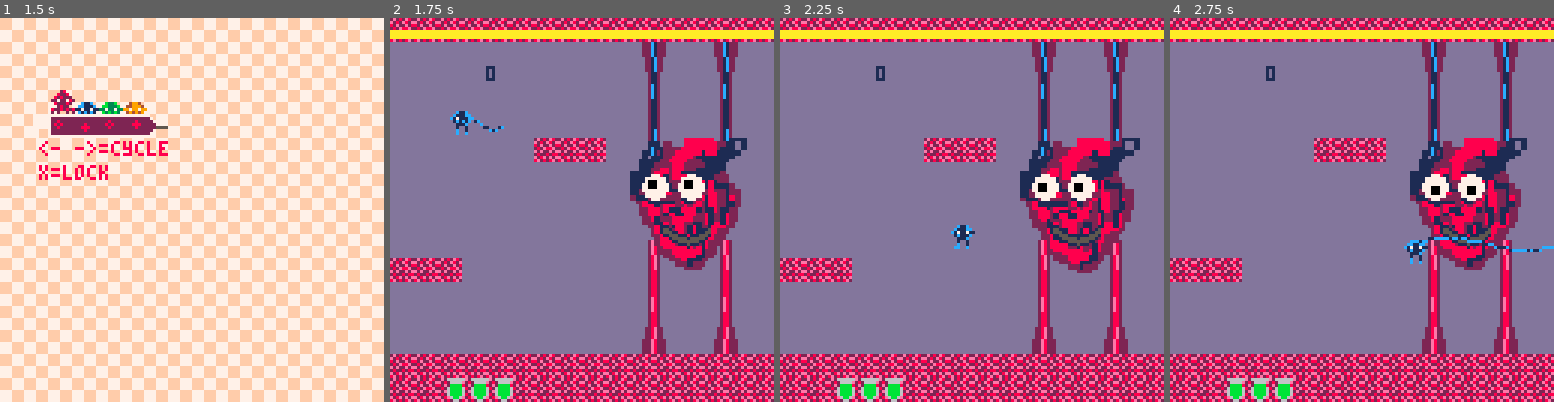
Above: before the commit, frames 1-4 (left to right).
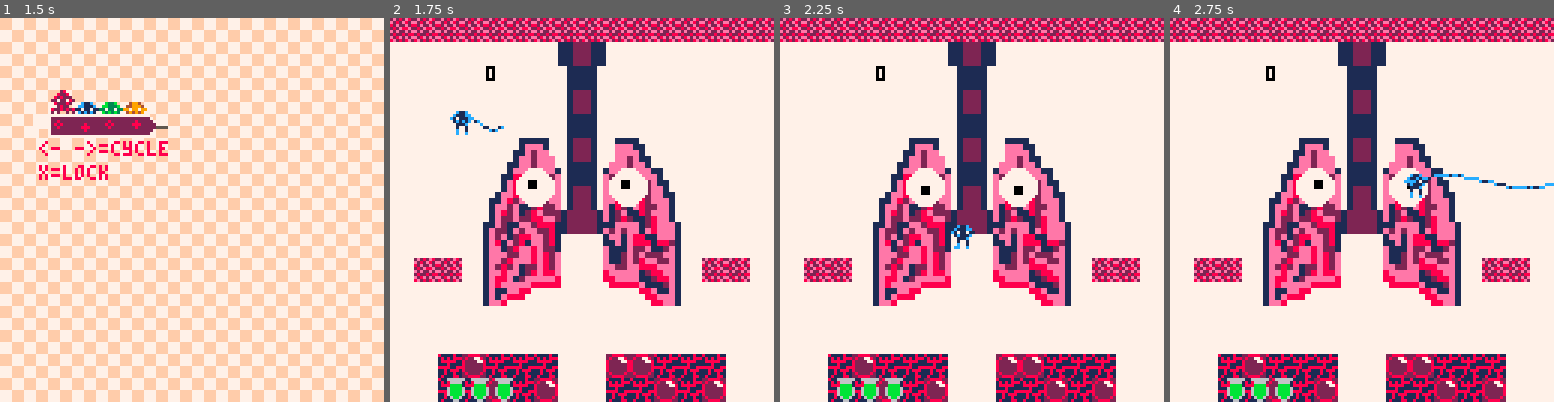
Above: after the commit, the same moments.

Repository: Von-dy/Game_Design_Final_Project
Game: PICO-8 cartridge current_build.p8
Same seed, same stepped clock (60 frames per second), same inputs: the game is played once before the commit and once after it.
Inputs:
- Up to frame 1 (1.5 s): tap X (X key) at 0.33, 1.07 s; tap O (Z key) at 0.7 s
- Up to frame 2 (1.75 s): hold Right from 1.6 s (still down); tap O (Z key) at 1.7 s
- Up to frame 3 (2.25 s): tap X (X key) at 1.85 s; release Right at 2.1 s; tap O (Z key) at 2.1 s; hold Up from 2.15 s (still down)
- Up to frame 4 (2.75 s): release Up at 2.42 s; hold Right from 2.47 s (still down); tap O (Z key) at 2.5 s

Frame 1 is identical in both runs. In frame 2, 92% of the frame differs, in the area x 0-100%, y 3-100%; in frame 3, 92%; in frame 4, 92%.

Commit message:
Added basic lungs

Diff:
--- a/current_build.p8
+++ b/current_build.p8
@@ -49,12 +49,17 @@
  if n==1 then
   --make heart boss
    heart_boss()
+   set_area(32,0)
  end
  if n==2 then
  	--make stomach
  	stomach()
  end
- set_area(32,0)
+ if n==3 then
+  --make lung boss
+  lungs()
+  set_area(0,16)
+ end
  scoreboard()
 end
 
@@ -75,6 +80,11 @@
  boss.ct=time()
  boss.bullets={}
  ldx,boss.name,boss.state,boss.hp,boss.id=256,"stomach",0,100,2
+end
+
+function lungs()
+ boss.ct=time()
+ dx,boss.name,boss.state,boss.hp,boss.id=9999,"lungs",0,100,3
 end
 
 --makes the valves for the heart boss
@@ -697,7 +707,7 @@
    else p.x=-20 end
   end
   --determine what boss you are fighting
-  if boss.id==0 then make_boss(1) end
+  if boss.id==0 then make_boss(3) end
   --fighting heart boss
   boss_logic(boss.id)
   update_timers()
@@ -924,7 +934,7 @@
 function draw_boss()
  if boss.id==1 then draw_heart() end
  if boss.id==2 then draw_stomach() end
- --if boss.id==3 then draw_lungs() end
+ if boss.id==3 then draw_lungs() end
  --if boss.id==4 then draw_brain() end
 end
 
@@ -942,6 +952,16 @@
  sspr(32, 64, 32, 32, 76, 40, 44, 44)
  draw_eyes(boss.state, 88, 56, 4, 12, 3, 11)
  draw_lips(boss.state, 91, 72, 16, 1, 5)
+end
+
+function draw_lungs()
+ --trachea
+ sspr(0, 112, 6, 8, 56, 8, 16, 64)
+ --left lung
+ sspr(65, 66, 13, 28, 31, 40, 26, 56)
+ --right lung
+ sspr(82, 66, 13, 28, 71, 40, 26, 56)
+ draw_eyes(0, 48, 56, 6, 31, 14, 8)
 end
 
 --mood, eye_x, eye_y, eye_r, distance, primary color, secondary color
@@ -1129,14 +1149,14 @@
 00000000000000000000000000000000000000000000000000000000000000000000000000000000000000000000000000000000000000000000000000000000
 00000000000000000000000000000000000000000000000000000000000000000000000000000000000000000000000000000000000000000000000000000000
 00000000000000000000000000000000000000000000000000000000000000000000000000000000000000000000000000000000000000000000000000000000
-00000000000000008888888000011110000088888888888000000000000000000000000000000112211000000000000000000000000000000000000000000000
-00000001110220008888888822010010000000008888223330000000000000000000000000000011110000000000000000000000000000000000000000000000
-00000001011222288888888821110010000000000008223333333888800000000000000111110012210011110000000000000000000000000000000000000000
-000000110012228888881888111111000000000000008233333338833333000000000001eee100111100eee11000000000000000000555555555555000000000
-00000010111228888821111111110000000000000000823bbb8822883333000000000011e2ee00122100eeee1000000000000000555565f66556665550000000
-00000111112288888222111111100000000000000000022bbbb22282222330000000001ee2eee0111100ee2e1100000000000055565ff6555566eee655000000
-00000111122228882222211111000000000000000000008bbbbbbb22bbb333000000011ee2eee012210eee2ee100000000000556ee5fff66566eee5e65500000
-00000111228828882221111111000000000000000000008bbbbbbbbbbbb33300000001eee2eee122221ee12eee1100000005566ee55f55665ee55e655ff50000
+00000000000000008888888000011110000088888888888000000000000000000000000000000000000000000000000000000000000000000000000000000000
+00000001110220008888888822010010000000008888223330000000000000000000000000000000000000000000000000000000000000000000000000000000
+00000001011222288888888821110010000000000008223333333888800000000000000111110000000011110000000000000000000000000000000000000000
+000000110012228888881888111111000000000000008233333338833333000000000001eee100000000eee11000000000000000000555555555555000000000
+00000010111228888821111111110000000000000000823bbb8822883333000000000011e2ee00000000eeee1000000000000000555565f66556665550000000
+00000111112288888222111111100000000000000000022bbbb22282222330000000001ee2eee0000000ee2e1100000000000055565ff6555566eee655000000
+00000111122228882222211111000000000000000000008bbbbbbb22bbb333000000011ee2eee000000eee2ee100000000000556ee5fff66566eee5e65500000
+00000111228828882221111111000000000000000000008bbbbbbbbbbbb33300000001eee2eee100001ee12eee1100000005566ee55f55665ee55e655ff50000
 00011111288828811111111112000000000000000000008bbbbbbbbbbb8333000000118822222e1001e2e12eeee10000055566e5555655555555555556ff5000
 00011111188128888111111222200000000000000000003bbbbbbbbbbb83333000001e822e82ee1001e22e2222e110005556eee5566565eeee55fffffe5f5500
 00011111888122288888818122200000000000000000003bbbbbbbbbbb82333000001e82e882ee0000ee222822ee100055f6ee5ff66556e66e6655fffe5fff50
@@ -1177,14 +1197,14 @@
 0028820000888888888820000000000000000a9977767766666666dd000000000000000000000000000000000000000000000000000000000000000000000000
 0228e22000088888882220000000000000000a990777766006666dd0000000000000000000000000000000000000000000000000000000000000000000000000
 222e82220000088222200000400000000000a9990066660000dddd00000000000000000000000000000000000000000000000000000000000000000000000000
-0000000000044000000440009a000000000a99990066660000ffff00000000000000000000000000000000000000000000000000000000000000000000000000
-00000000022222500bbbbb3099aa00000aaa9a99066776660feeefe0000000000000000000000000000000000000000000000000000000000000000000000000
-0000000022227725bbbb77b3a99aaaaaaaa99a9066727775feeffffe000000000000000000000000000000000000000000000000000000000000000000000000
-0000000022222775bbbbb7730a9999999999a99062772275feffeefe000000000000000000000000000000000000000000000000000000000000000000000000
-0000000022222225bbbbbbb30a9aaaaaaaaaa99067772275fefeeffe000000000000000000000000000000000000000000000000000000000000000000000000
-0000000022222255bbbbbb3300999aaa9999990066727775fffeffee000000000000000000000000000000000000000000000000000000000000000000000000
-00000000022225500bbbb3300009999999999000066775550ffffee0000000000000000000000000000000000000000000000000000000000000000000000000
-00000000005555000033330000000999990000000055550000eeee00000000000000000000000000000000000000000000000000000000000000000000000000
+1122110000044000000440009a000000000a99990066660000ffff00000000000000000000000000000000000000000000000000000000000000000000000000
+01111000022222500bbbbb3099aa00000aaa9a99066776660feeefe0000000000000000000000000000000000000000000000000000000000000000000000000
+0122100022227725bbbb77b3a99aaaaaaaa99a9066727775feeffffe000000000000000000000000000000000000000000000000000000000000000000000000
+0111100022222775bbbbb7730a9999999999a99062772275feffeefe000000000000000000000000000000000000000000000000000000000000000000000000
+0122100022222225bbbbbbb30a9aaaaaaaaaa99067772275fefeeffe000000000000000000000000000000000000000000000000000000000000000000000000
+0111100022222255bbbbbb3300999aaa9999990066727775fffeffee000000000000000000000000000000000000000000000000000000000000000000000000
+01221000022225500bbbb3300009999999999000066775550ffffee0000000000000000000000000000000000000000000000000000000000000000000000000
+12222100005555000033330000000999990000000055550000eeee00000000000000000000000000000000000000000000000000000000000000000000000000
 00000000000000000000000000000000000000000000000000000000000000000000000000000000000000000000000000000000000000000000000000000000
 00000000000000000000000000000000000000000000000000000000000000000000000000000000000000000000000000000000000000000000000000000000
 00000000000000000000000000000000000000000000000000000000000000000000000000000000000000000000000000000000000000000000000000000000
@@ -1343,149 +1363,149 @@
 2929292929292929292929292929292940404040404040404040404040404040434343434343434343434343434343430000000000000000000000000000000000000000000000000000000000000000000000000000000000000000000000000000000000000000000000000000000000000000000000000000000000000000
 2929292929292929292929292929292940404040404040404040404040404040414141414141414141414141414141410000000000000000000000000000000000000000000000000000000000000000000000000000000000000000000000000000000000000000000000000000000000000000000000000000000000000000
 2929292929292929292929292929292940404040404040404040404040404040414141414141414141414141414141410000000000000000000000000000000000000000000000000000000000000000000000000000000000000000000000000000000000000000000000000000000000000000000000000000000000000000
-0000000000000000000000000000000000000000000000000000000000000000000000000000000000000000000000000000000000000000000000000000000000000000000000000000000000000000000000000000000000000000000000000000000000000000000000000000000000000000000000000000000000000000
-0000000000000000000000000000000000000000000000000000000000000000000000000000000000000000000000000000000000000000000000000000000000000000000000000000000000000000000000000000000000000000000000000000000000000000000000000000000000000000000000000000000000000000
-0000000000000000000000000000000000000000000000000000000000000000000000000000000000000000000000000000000000000000000000000000000000000000000000000000000000000000000000000000000000000000000000000000000000000000000000000000000000000000000000000000000000000000
-0000000000000000000000000000000000000000000000000000000000000000000000000000000000000000000000000000000000000000000000000000000000000000000000000000000000000000000000000000000000000000000000000000000000000000000000000000000000000000000000000000000000000000
-0000000000000000000000000000000000000000000000000000000000000000000000000000000000000000000000000000000000000000000000000000000000000000000000000000000000000000000000000000000000000000000000000000000000000000000000000000000000000000000000000000000000000000
-0000000000000000000000000000000000000000000000000000000000000000000000000000000000000000000000000000000000000000000000000000000000000000000000000000000000000000000000000000000000000000000000000000000000000000000000000000000000000000000000000000000000000000
-0000000000000000000000000000000000000000000000000000000000000000000000000000000000000000000000000000000000000000000000000000000000000000000000000000000000000000000000000000000000000000000000000000000000000000000000000000000000000000000000000000000000000000
-0000000000000000000000000000000000000000000000000000000000000000000000000000000000000000000000000000000000000000000000000000000000000000000000000000000000000000000000000000000000000000000000000000000000000000000000000000000000000000000000000000000000000000
-0000000000000000000000000000000000000000000000000000000000000000000000000000000000000000000000000000000000000000000000000000000000000000000000000000000000000000000000000000000000000000000000000000000000000000000000000000000000000000000000000000000000000000
-0000000000000000000000000000000000000000000000000000000000000000000000000000000000000000000000000000000000000000000000000000000000000000000000000000000000000000000000000000000000000000000000000000000000000000000000000000000000000000000000000000000000000000
-0000000000000000000000000000000000000000000000000000000000000000000000000000000000000000000000000000000000000000000000000000000000000000000000000000000000000000000000000000000000000000000000000000000000000000000000000000000000000000000000000000000000000000
-0000000000000000000000000000000000000000000000000000000000000000000000000000000000000000000000000000000000000000000000000000000000000000000000000000000000000000000000000000000000000000000000000000000000000000000000000000000000000000000000000000000000000000
-0000000000000000000000000000000000000000000000000000000000000000000000000000000000000000000000000000000000000000000000000000000000000000000000000000000000000000000000000000000000000000000000000000000000000000000000000000000000000000000000000000000000000000
-0000000000000000000000000000000000000000000000000000000000000000000000000000000000000000000000000000000000000000000000000000000000000000000000000000000000000000000000000000000000000000000000000000000000000000000000000000000000000000000000000000000000000000
-0000000000000000000000000000000000000000000000000000000000000000000000000000000000000000000000000000000000000000000000000000000000000000000000000000000000000000000000000000000000000000000000000000000000000000000000000000000000000000000000000000000000000000
-0000000000000000000000000000000000000000000000000000000000000000000000000000000000000000000000000000000000000000000000000000000000000000000000000000000000000000000000000000000000000000000000000000000000000000000000000000000000000000000000000000000000000000
-…(130 lines of a section not shown)…
+4141414141414141414141414141414100000000000000000000000000000000000000000000000000000000000000000000000000000000000000000000000000000000000000000000000000000000000000000000000000000000000000000000000000000000000000000000000000000000000000000000000000000000
+4a4a4a4a4a4a4a4a4a4a4a4a4a4a4a4a00000000000000000000000000000000000000000000000000000000000000000000000000000000000000000000000000000000000000000000000000000000000000000000000000000000000000000000000000000000000000000000000000000000000000000000000000000000
+4a4a4a4a4a4a4a4a4a4a4a4a4a4a4a4a00000000000000000000000000000000000000000000000000000000000000000000000000000000000000000000000000000000000000000000000000000000000000000000000000000000000000000000000000000000000000000000000000000000000000000000000000000000
+4a4a4a4a4a4a4a4a4a4a4a4a4a4a4a4a00000000000000000000000000000000000000000000000000000000000000000000000000000000000000000000000000000000000000000000000000000000000000000000000000000000000000000000000000000000000000000000000000000000000000000000000000000000
+4a4a4a4a4a4a4a4a4a4a4a4a4a4a4a4a00000000000000000000000000000000000000000000000000000000000000000000000000000000000000000000000000000000000000000000000000000000000000000000000000000000000000000000000000000000000000000000000000000000000000000000000000000000
+4a4a4a4a4a4a4a4a4a4a4a4a4a4a4a4a00000000000000000000000000000000000000000000000000000000000000000000000000000000000000000000000000000000000000000000000000000000000000000000000000000000000000000000000000000000000000000000000000000000000000000000000000000000
+4a4a4a4a4a4a4a4a4a4a4a4a4a4a4a4a00000000000000000000000000000000000000000000000000000000000000000000000000000000000000000000000000000000000000000000000000000000000000000000000000000000000000000000000000000000000000000000000000000000000000000000000000000000
+4a4a4a4a4a4a4a4a4a4a4a4a4a4a4a4a00000000000000000000000000000000000000000000000000000000000000000000000000000000000000000000000000000000000000000000000000000000000000000000000000000000000000000000000000000000000000000000000000000000000000000000000000000000
+4a4a4a4a4a4a4a4a4a4a4a4a4a4a4a4a00000000000000000000000000000000000000000000000000000000000000000000000000000000000000000000000000000000000000000000000000000000000000000000000000000000000000000000000000000000000000000000000000000000000000000000000000000000
+4a4a4a4a4a4a4a4a4a4a4a4a4a4a4a4a00000000000000000000000000000000000000000000000000000000000000000000000000000000000000000000000000000000000000000000000000000000000000000000000000000000000000000000000000000000000000000000000000000000000000000000000000000000
+4a41414a4a4a4a4a4a4a4a4a4a41414a00000000000000000000000000000000000000000000000000000000000000000000000000000000000000000000000000000000000000000000000000000000000000000000000000000000000000000000000000000000000000000000000000000000000000000000000000000000
+4a4a4a4a4a4a4a4a4a4a4a4a4a4a4a4a00000000000000000000000000000000000000000000000000000000000000000000000000000000000000000000000000000000000000000000000000000000000000000000000000000000000000000000000000000000000000000000000000000000000000000000000000000000
+4a4a4a4a4a4a4a4a4a4a4a4a4a4a4a4a00000000000000000000000000000000000000000000000000000000000000000000000000000000000000000000000000000000000000000000000000000000000000000000000000000000000000000000000000000000000000000000000000000000000000000000000000000000
+4a4a4a4a4a4a4a4a4a4a4a4a4a4a4a4a00000000000000000000000000000000000000000000000000000000000000000000000000000000000000000000000000000000000000000000000000000000000000000000000000000000000000000000000000000000000000000000000000000000000000000000000000000000
+4a4a46474646464a4a47474646464a4a00000000000000000000000000000000000000000000000000000000000000000000000000000000000000000000000000000000000000000000000000000000000000000000000000000000000000000000000000000000000000000000000000000000000000000000000000000000
+4a4a46464746474a4a46464746474a4a00000000000000000000000000000000000000000000000000000000000000000000000000000000000000000000000000000000000000000000000000000000000000000000000000000000000000000000000000000000000000000000000000000000000000000000000000000000
+…(130 lines of a section not shown)…
